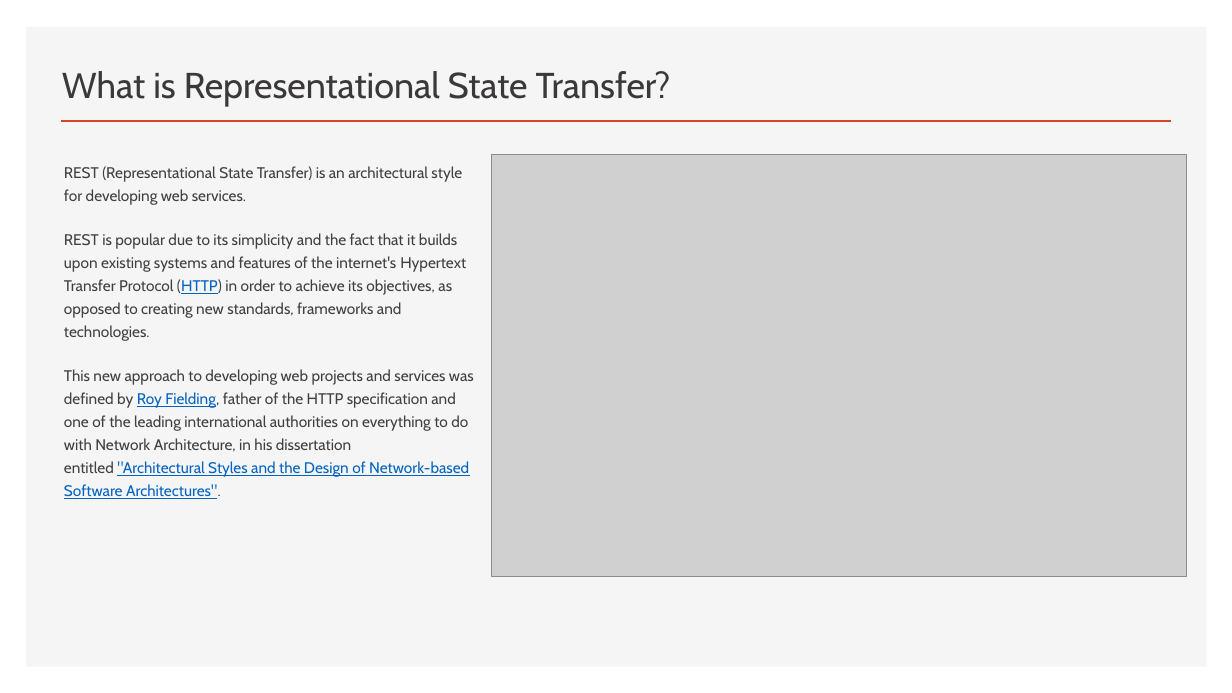
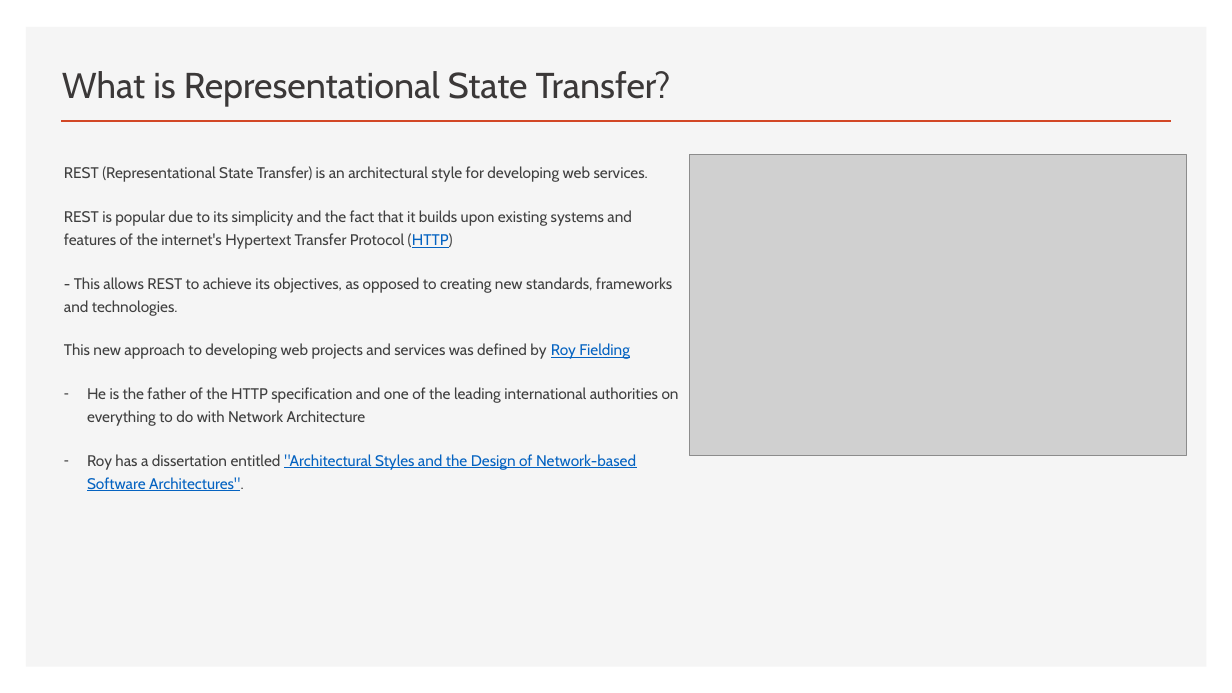
Before and after one commit to erniephillips/erniephillips.github.io, a slide deck: slide 2 of restful-api-presentations/phillips-presentation-week-1.pptx. Drawn at 1232x693 pixels with LibreOffice and Linux fonts; fonts in the diff are those of the drawing; grey boxes stand for pictures. Boxes give left, top, right and bottom in pixels: in the first picture for what was removed or moved away, otherwise in the second. Text is boxed around its words. In the diff, an @@ line names an element or a change of style, - is before the commit and + after.

Commit message:
updates to powerpoint

```diff
--- a/restful-api-presentations/phillips-presentation-week-1.pptx
+++ b/restful-api-presentations/phillips-presentation-week-1.pptx
@@ picture: place and size @@
-picture at [492,154,1187,577]
+picture at [689,154,1187,457]
@@ text at [64,210,679,491]: text changed @@
-REST is popular due to its simplicity and the fact that it builds upon existing systems and features of the internet's Hypertext Transfer Protocol (HTTP) in order to achieve its objectives, as opposed to creating new standards, frameworks and technologies.
-This new approach to developing web projects and services was defined by Roy Fielding, father of the HTTP specification and one of the leading international authorities on everything to do with Network Architecture, in his dissertation entitled "Architectural Styles and the Design of Network-based Software Architectures".
+REST is popular due to its simplicity and the fact that it builds upon existing systems and features of the internet's Hypertext Transfer Protocol (HTTP)
+- This allows REST to achieve its objectives, as opposed to creating new standards, frameworks and technologies.
+This new approach to developing web projects and services was defined by Roy Fielding
+– He is the father of the HTTP specification and one of the leading international authorities on everything to do with Network Architecture
+– Roy has a dissertation entitled "Architectural Styles and the Design of Network-based Software Architectures".
```
Also in this commit, not shown: 2 other slides changed, 6 slides added.
